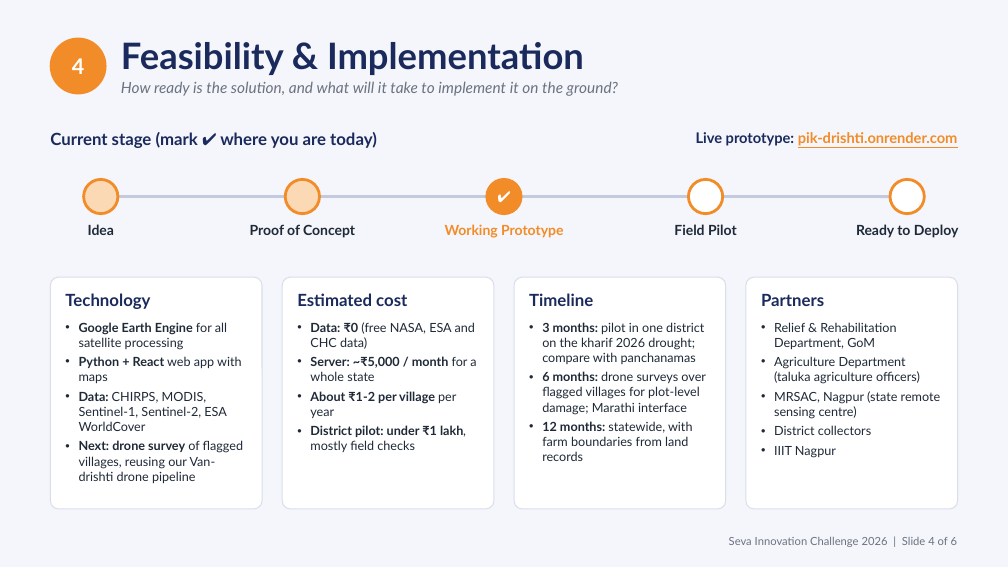
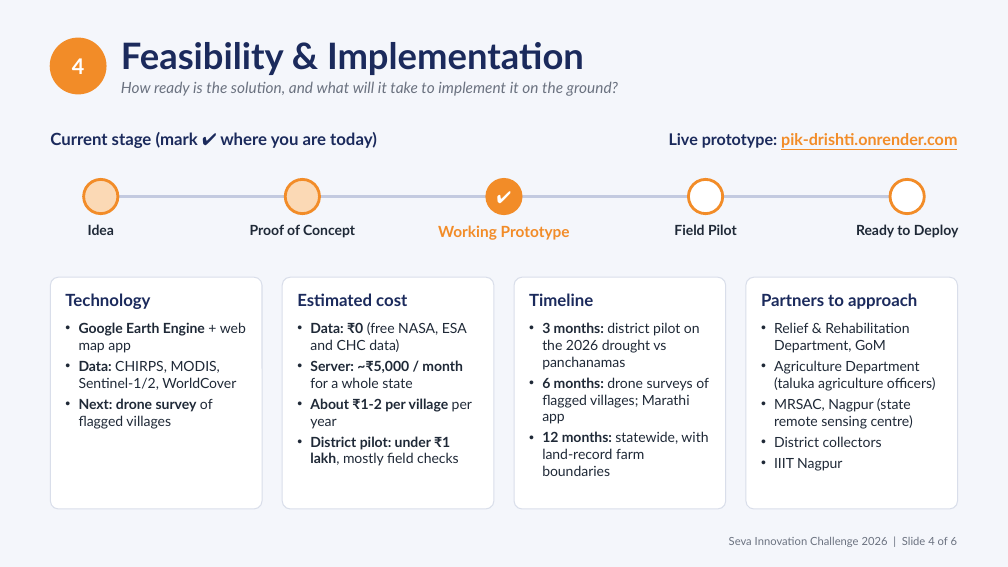
Before and after one commit to sujalappa/pik-drishti, a slide deck: slide 4 of presentation/Pik-drishti_AI_Seva_2026.pptx. Drawn at 1008x567 pixels with LibreOffice and Linux fonts; fonts in the diff are those of the drawing. Boxes give left, top, right and bottom in pixels: in the first picture for what was removed or moved away, otherwise in the second. Text is boxed around its words. In the diff, an @@ line names an element or a change of style, - is before the commit and + after.

```diff
--- a/presentation/Pik-drishti_AI_Seva_2026.pptx
+++ b/presentation/Pik-drishti_AI_Seva_2026.pptx
@@ text "Live prototype: pik-drishti.onrender.com" at [669,133,957,148]: size 10.5 to 11.5 pt @@
@@ text "Working Prototype" at [438,225,570,240]: size 10 to 11 pt @@
@@ text at [761,293,917,309]: text changed @@
-Partners
+Partners to approach
@@ text at [79,322,246,429]: text changed; size 9 to 10 pt @@
-• Google Earth Engine for all satellite processing
-• Python + React web app with maps
-• Data: CHIRPS, MODIS, Sentinel-1, Sentinel-2, ESA WorldCover
-• Next: drone survey of flagged villages, reusing our Van-drishti drone pipeline
+• Google Earth Engine + web map app
+• Data: CHIRPS, MODIS, Sentinel-1/2, WorldCover
+• Next: drone survey of flagged villages
@@ text "Data: ₹0 (free NASA, ESA ..." at [310,322,472,466]: size 9 to 10 pt @@
@@ text at [542,322,709,476]: text changed; size 9 to 10 pt @@
-• 3 months: pilot in one district on the kharif 2026 drought; compare with panchanamas
-• 6 months: drone surveys over flagged villages for plot-level damage; Marathi interface
-• 12 months: statewide, with farm boundaries from land records
+• 3 months: district pilot on the 2026 drought vs panchanamas
+• 6 months: drone surveys of flagged villages; Marathi app
+• 12 months: statewide, with land-record farm boundaries
@@ text "Relief & Rehabilitation Department, GoM" at [774,322,936,471]: size 9 to 10 pt @@
```
Also in this commit, not shown: 5 other slides changed, 3 other files.
